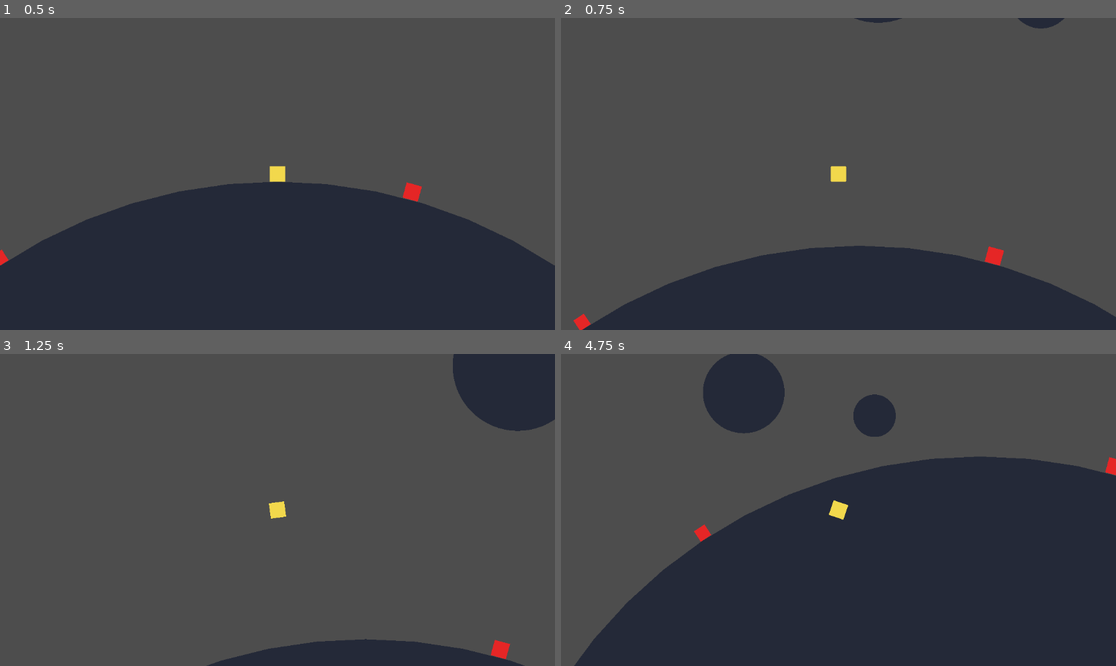
Above: before the commit, frames 1-4 (two rows, left to right).
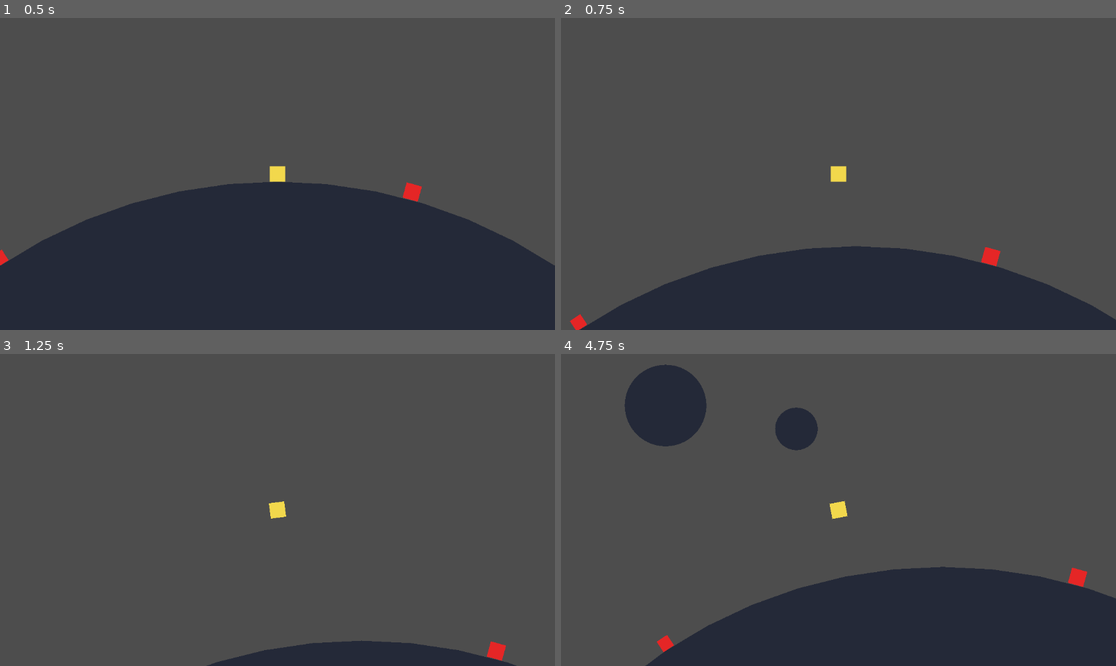
Above: after the commit, the same moments.

Repository: nikita-leonov/gravity
Game: Godot game, scene res://scenes/main.tscn
Two runs of this game, one before a commit and one after it. Both use one fixed random seed, a clock stepped at 60 frames per second and the inputs below.
Inputs:
- Up to frame 1 (0.5 s): no input
- Up to frame 2 (0.75 s): tap Enter (ui_accept) at 0.5 s; hold Right (ui_right) from 0.53 s (still down)
- Up to frame 3 (1.25 s): keep holding Right (ui_right); tap Enter (ui_accept) at 0.77 s
- Up to frame 4 (4.75 s): release Right (ui_right) at 1.28 s; hold Left (ui_left) 1.28-2.03 s; tap Enter (ui_accept) at 1.52, 3.02, 3.77, 4.52 s; hold Right (ui_right) 2.03-3.53 s; hold Left (ui_left) from 3.53 s (still down)

Frame 1 is identical in both runs. In frame 2, 0.7% of the frame differs, in the area x 1-100%, y 0-100%; in frame 3, 4.3%; in frame 4, 38%, in the area x 2-100%, y 0-100%.

Commit message:
Prevent orbital body collisions

Diff:
--- a/scripts/main.gd
+++ b/scripts/main.gd
@@ -102,8 +102,10 @@
 	var min_speed = min(planet_orbit_speed_range.x, planet_orbit_speed_range.y)
 	var max_speed = max(planet_orbit_speed_range.x, planet_orbit_speed_range.y)
 	var min_surface_gap = _get_min_surface_gap()
+	var obstacle_buffer = _get_obstacle_buffer()
+	var max_satellite_extent = _get_max_satellite_extent()
 	var previous_orbit_radius = 0.0
-	var previous_size = 0.0
+	var previous_system_extent = 0.0
 
 	for i in range(count):
 		var planet = gravity_object_scene.instantiate()
@@ -111,13 +113,14 @@
 		planet.z_index = 1
 
 		var size = rng.randf_range(min_size, max_size)
+		var system_extent = max(size, max_satellite_extent)
 		var desired_orbit_radius = sun.radius + planet_orbit_offset + float(i) * planet_orbit_gap
 		var orbit_radius = desired_orbit_radius
 		if i == 0:
-			var min_orbit_radius = sun.radius + size + min_surface_gap
+			var min_orbit_radius = sun.radius + obstacle_buffer + system_extent + min_surface_gap
 			orbit_radius = max(orbit_radius, min_orbit_radius)
 		else:
-			var min_orbit_radius = previous_orbit_radius + previous_size + size + min_surface_gap
+			var min_orbit_radius = previous_orbit_radius + previous_system_extent + system_extent + min_surface_gap
 			orbit_radius = max(orbit_radius, min_orbit_radius)
 		var angle = rng.randf_range(0.0, TAU)
 		var speed = rng.randf_range(min_speed, max_speed)
@@ -129,7 +132,7 @@
 		_spawn_satellites_for_planet(planet, rng)
 
 		previous_orbit_radius = orbit_radius
-		previous_size = size
+		previous_system_extent = system_extent
 
 func _spawn_satellites_for_planet(planet: Node2D, rng: RandomNumberGenerator) -> void:
 	if gravity_objects == null:
@@ -174,3 +177,16 @@
 	if player != null and player.gravity_strength > 0.0:
 		jump_height = (player.jump_speed * player.jump_speed) / (2.0 * player.gravity_strength)
 	return jump_height * 1.5
+
+func _get_obstacle_buffer() -> float:
+	var max_size = max(obstacle_size_range.x, obstacle_size_range.y)
+	return max_size
+
+func _get_max_satellite_extent() -> float:
+	var count = max(satellites_per_planet, 0)
+	if count == 0:
+		return 0.0
+	var max_satellite_size = max(satellite_radius_range.x, satellite_radius_range.y)
+	var gap = max(satellite_orbit_gap, 0.0)
+	var max_orbit_radius = satellite_orbit_offset + float(count - 1) * gap
+	return max_orbit_radius + max_satellite_size
